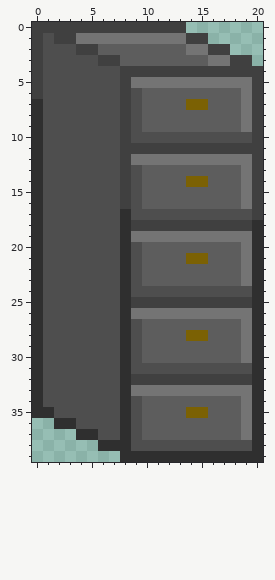
Pixel-art sprite: RAT.gmx/sprites/images/spr_Prop_Shelves_Right_0.png. Above: the version before the commit.
The file is 42x80 pixels, drawn in blocks of 2x2; one block is one cell here. Pixels under 10% opacity are left out. Colours within 5 levels of each other are drawn and written as one.
Now the later version:
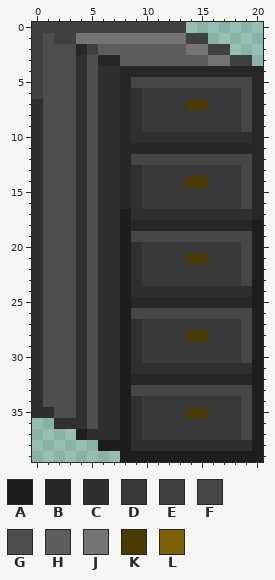
Palette (. is transparent): A #1d1d1d  B #272727  C #2f2f2f  D #383838  E #404040  F #464646  G #4e4e4e  H #5d5d5d  J #747474  K #4a3b02  L #7b6104
Author's note on the commit: Changed some props, added ammo hud brackets
Changes in this commit:
Changed rows in their new state; - is an unchanged pixel.
first column x 4:
 2 B----------------
 3 C-BB-------------
 4 C-CCBBBBBBBBBBBBB
 5 C-CCBFFFFFFFFFFFB
 6 C-CCBCDDDDDDDDDFB
 7 C-CCBCDDDDKKDDDFB
 8 C-CCBCDDDDDDDDDFB
 9 C-CCBCDDDDDDDDDFB
10 C-CCBCCCCCCCCCCCB
11 C-CCBBBBBBBBBBBBB
12 C-CCBFFFFFFFFFFFB
13 C-CCBCDDDDDDDDDFB
14 C-CCBCDDDDKKDDDFB
15 C-CCBCDDDDDDDDDFB
16 C-CCBCDDDDDDDDDFB
17 C-CCACCCCCCCCCCCB
18 C-CCABBBBBBBBBBBA
19 C-CCAFFFFFFFFFFFA
20 C-CCACDDDDDDDDDFA
21 C-CCACDDDDKKDDDFA
22 C-CCACDDDDDDDDDFA
23 C-CCACDDDDDDDDDFA
24 C-CCACCCCCCCCCCCA
25 C-CCABBBBBBBBBBBA
26 C-CCAFFFFFFFFFFFA
27 C-CCACDDDDDDDDDFA
28 C-CCACDDDDKKDDDFA
29 C-CCACDDDDDDDDDFA
30 C-CCACDDDDDDDDDFA
31 C-CCACCCCCCCCCCCA
32 C-CCABBBBBBBBBBBA
33 C-CCAFFFFFFFFFFFA
34 C-CCACDDDDDDDDDFA
35 C-CCACDDDDKKDDDFA
36 C-CCACDDDDDDDDDFA
37 A-CCACDDDDDDDDDFA
38 --AAACCCCCCCCCCCA
39 ----AAAAAAAAAAAAA
